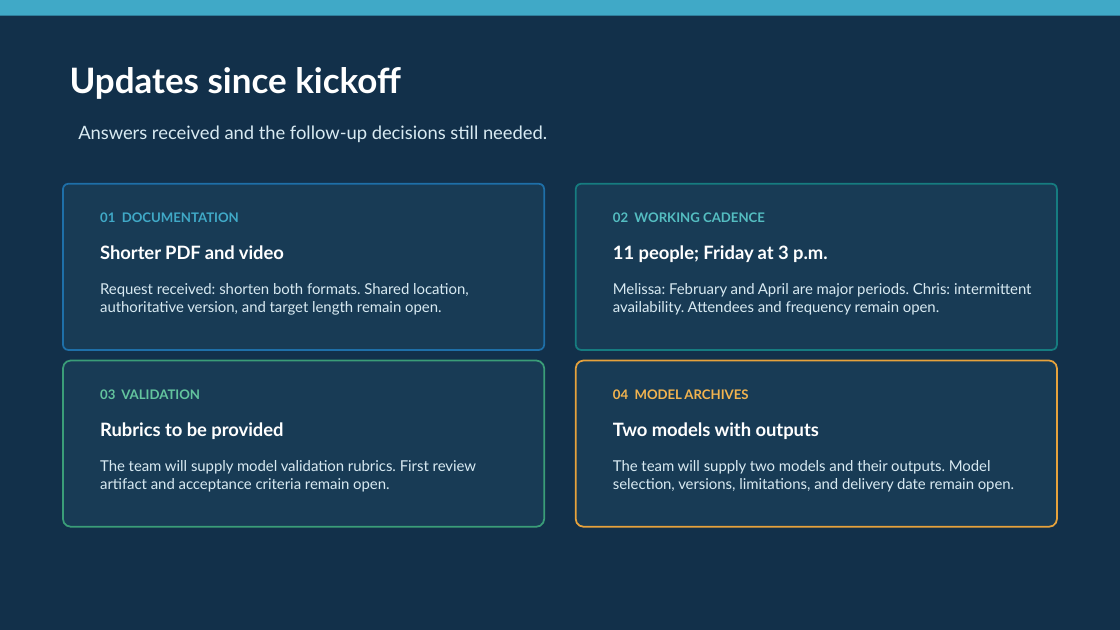
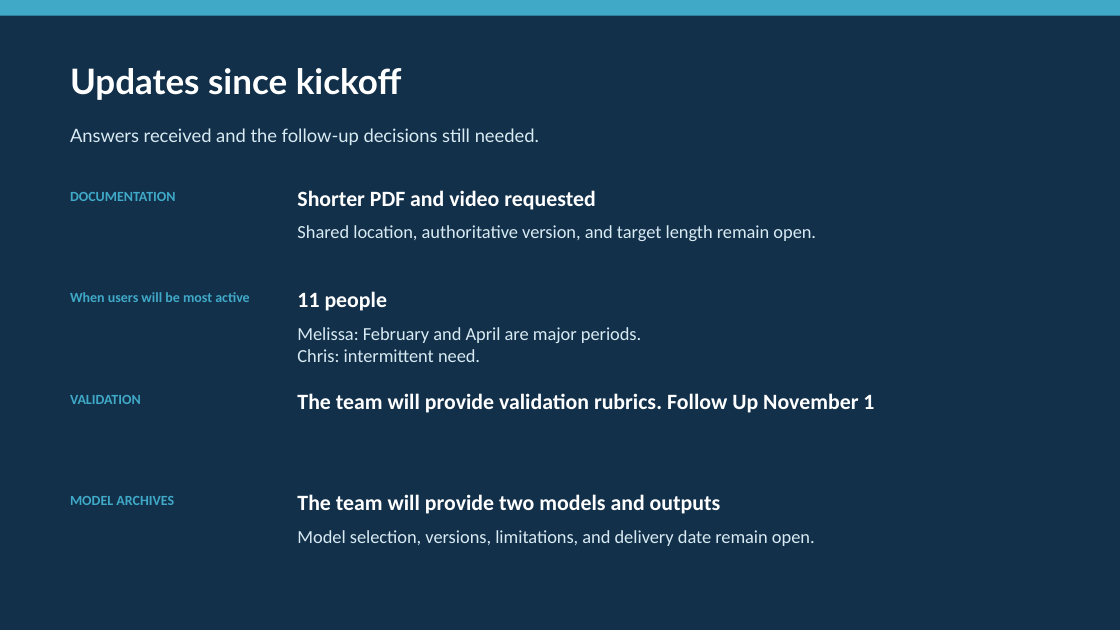
Before and after one commit to wmobley/twdb-flood-model-automation, a slide deck: slide 4 of project/presentations/updates-2026-10-23/TWDB-Updates-2026-10-23.pptx (slide 2 before the commit). Drawn at 1120x630 pixels with LibreOffice and Linux fonts; fonts in the diff are those of the drawing. Boxes give left, top, right and bottom in pixels: in the first picture for what was removed or moved away, otherwise in the second. Text is boxed around its words. In the diff, an @@ line names an element or a change of style, - is before the commit and + after.

```diff
--- a/project/presentations/updates-2026-10-23/TWDB-Updates-2026-10-23.pptx
+++ b/project/presentations/updates-2026-10-23/TWDB-Updates-2026-10-23.pptx
@@ text "Answers received and the follow-up ..." moved from (x1=78, y1=125, x2=547, y2=142) to (x1=70, y1=128, x2=539, y2=145) @@
@@ rounded rectangle removed at (x1=63, y1=184, x2=544, y2=350) @@
@@ text at (x1=70, y1=192, x2=176, y2=201): text changed; size 11.2 to 12 pt; font Lato to Calibri @@
-01 DOCUMENTATION
+DOCUMENTATION
@@ text at (x1=297, y1=190, x2=595, y2=210): text changed; size 15.8 to 18.8 pt; font Lato to Calibri @@
-Shorter PDF and video
+Shorter PDF and video requested
@@ rounded rectangle removed at (x1=576, y1=184, x2=1057, y2=350) @@
@@ text at (x1=297, y1=225, x2=816, y2=241): text changed; size 12.8 to 15.8 pt; font Lato to Calibri @@
-Request received: shorten both formats. Shared location, authoritative version, and target length remain open.
+Shared location, authoritative version, and target length remain open.
@@ text removed at (x1=613, y1=212, x2=765, y2=222) @@
-02 WORKING CADENCE
@@ text removed at (x1=613, y1=245, x2=827, y2=262) @@
-11 people; Friday at 3 p.m.
@@ text at (x1=70, y1=292, x2=249, y2=302): text changed; size 12.8 to 12 pt; font Lato to Calibri; text colour #D8EAF2 to #40A9C7; bold on @@
-The team will supply model validation rubrics. First review artifact and acceptance criteria remain open.
+When users will be most active
@@ text added at (x1=297, y1=291, x2=387, y2=311), 18.8 pt, text #FFFFFF, bold @@
+11 people
@@ text at (x1=297, y1=327, x2=641, y2=362): text changed; size 12.8 to 15.8 pt; font Lato to Calibri @@
-Melissa: February and April are major periods. Chris: intermittent availability. Attendees and frequency remain open.
+Melissa: February and April are major periods.
+Chris: intermittent need.
@@ rounded rectangle removed at (x1=63, y1=360, x2=544, y2=527) @@
@@ rounded rectangle removed at (x1=576, y1=360, x2=1057, y2=527) @@
@@ text at (x1=70, y1=395, x2=141, y2=404): text changed; size 11.2 to 12 pt; font Lato to Calibri; text colour #63C49E to #40A9C7 @@
-03 VALIDATION
+VALIDATION
@@ text at (x1=297, y1=393, x2=874, y2=413): text changed; size 12.8 to 18.8 pt; font Lato to Calibri; text colour #D8EAF2 to #FFFFFF; bold on @@
-The team will supply two models and their outputs. Model selection, versions, limitations, and delivery date remain open.
+The team will provide validation rubrics. Follow Up November 1
@@ text removed at (x1=100, y1=422, x2=283, y2=439) @@
-Rubrics to be provided
@@ text removed at (x1=613, y1=422, x2=819, y2=439) @@
-Two models with outputs
@@ text at (x1=70, y1=496, x2=174, y2=505): text changed; size 11.2 to 12 pt; font Lato to Calibri; text colour #F3B44F to #40A9C7 @@
-04 MODEL ARCHIVES
+MODEL ARCHIVES
@@ text added at (x1=297, y1=494, x2=721, y2=514), 18.8 pt, text #FFFFFF, bold @@
+The team will provide two models and outputs
@@ text added at (x1=297, y1=530, x2=815, y2=546), 15.8 pt, text #D8EAF2 @@
+Model selection, versions, limitations, and delivery date remain open.
```
Also in this commit, not shown: 3 slides added, 5 slides removed, 4 other files.
